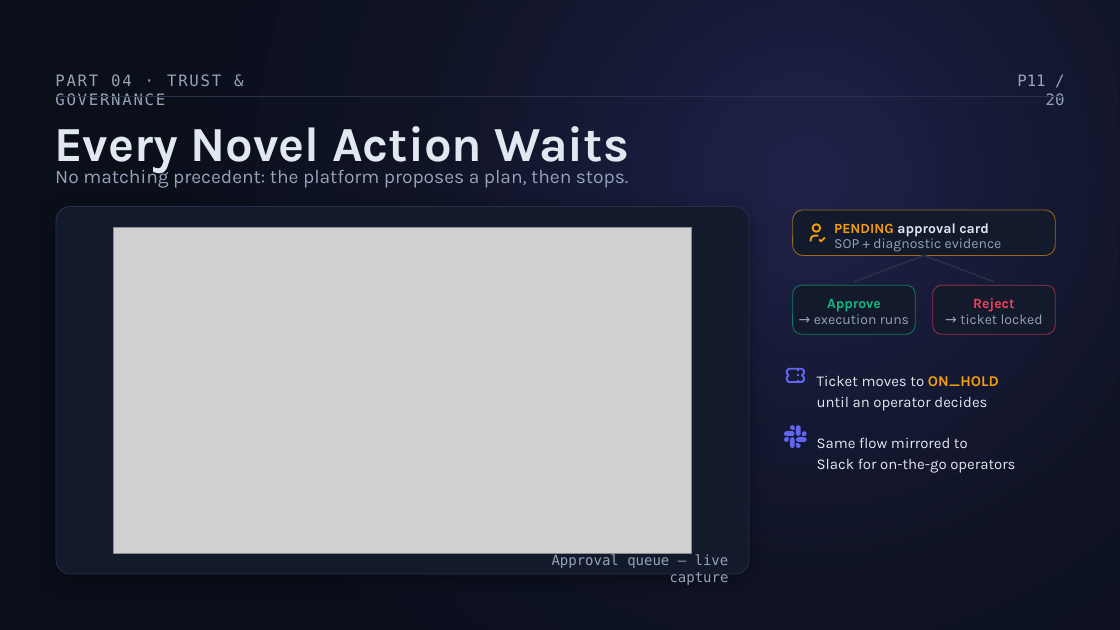
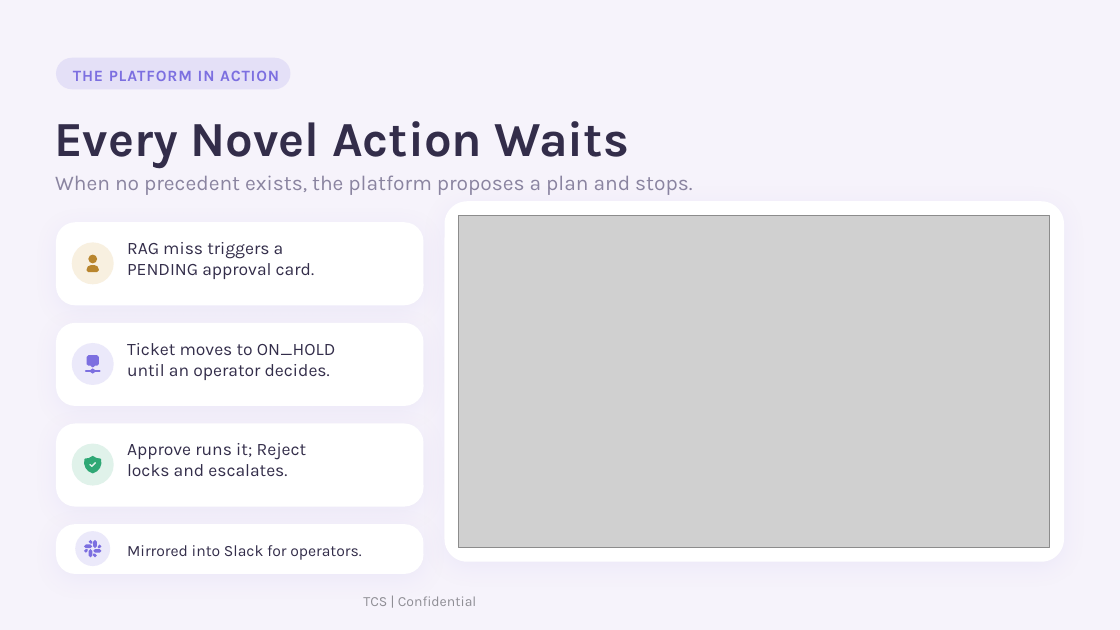
Before and after one commit to Venuvgp19/ITSM-Agentic, a slide deck: slide 10 of itsm_agentic_platform_20260904_004722.pptx (slide 11 before the commit). Drawn at 1120x630 pixels with LibreOffice and Linux fonts; fonts in the diff are those of the drawing; grey boxes stand for pictures. Boxes give left, top, right and bottom in pixels: in the first picture for what was removed or moved away, otherwise in the second. Text is boxed around its words. In the diff, an @@ line names an element or a change of style, - is before the commit and + after.

```diff
--- a/itsm_agentic_platform_20260904_004722.pptx
+++ b/itsm_agentic_platform_20260904_004722.pptx
@@ background #0B0F1A to #F6F3FB @@
@@ rectangle removed at (0, 0, 1120, 630) @@
@@ rounded rectangle added at (56, 58, 291, 90), fill #7C6FE0 at 14% opacity @@
@@ text at (73, 70, 279, 81): text changed; font DejaVu Sans Mono to Karla; text colour #94A3B8 to #7C6FE0; bold on @@
-PART 04 · TRUST & GOVERNANCE
+THE PLATFORM IN ACTION
@@ text removed at (1017, 74, 1065, 105) @@
-P11 / 20
@@ text "Every Novel Action Waits" at (54, 121, 629, 168): text colour #E2E8F0 to #332D4A @@
@@ freeform shape removed at (56, 97, 1065, 97) @@
@@ text at (55, 175, 692, 195): text changed; size 16.5 to 18 pt; text colour #94A3B8 to #8A84A0 @@
-No matching precedent: the platform proposes a plan, then stops.
+When no precedent exists, the platform proposes a plan and stops.
@@ rounded rectangle removed at (56, 207, 749, 575) @@
@@ rounded rectangle added at (444, 202, 1065, 562), fill #FFFFFF @@
@@ picture: place and size @@
-picture at (113, 228, 692, 554)
+picture at (459, 215, 1050, 548)
@@ text at (127, 263, 314, 279): text changed; size 12 to 15 pt; text colour #E2E8F0 to #332D4A; bold off @@
-PENDING approval card
+PENDING approval card.
@@ group added at (56, 223, 424, 306): 2 freeform shapes, 1 rounded rectangle, 1 ellipse, 1 text @@
+RAG miss triggers a
@@ text at (127, 343, 336, 355): text changed; size 12.8 to 15 pt; text colour #E2E8F0 to #332D4A @@
-Ticket moves to ON_HOLD
-until an operator decides
+Ticket moves to ON_HOLD
@@ group added at (56, 323, 424, 406): 2 freeform shapes, 1 rounded rectangle, 1 ellipse, 1 text @@
+until an operator decides.
@@ text at (127, 443, 307, 460): text changed; size 12 to 15 pt; text colour #F43F5E to #332D4A; bold off @@
-Reject
+Approve runs it; Reject
@@ group removed at (784, 210, 1055, 473): 9 freeform shapes, 5 texts, 3 rounded rectangles @@
-SOP + diagnostic evidence
-Approve
-→ execution runs
-→ ticket locked
-Same flow mirrored to
-Slack for on-the-go operators
@@ group added at (56, 423, 424, 507): 1 rounded rectangle, 1 ellipse, 1 freeform shape, 1 text @@
+locks and escalates.
@@ group added at (56, 524, 424, 574): 1 rounded rectangle, 1 ellipse, 1 freeform shape, 1 text @@
+Mirrored into Slack for operators.
@@ text removed at (552, 554, 729, 585) @@
-Approval queue — live capture
@@ text added at (363, 596, 477, 606), 12 pt, text #908F96 @@
+TCS | Confidential
```
Also in this commit, not shown: 14 other slides changed, 5 slides added, 5 slides removed.
